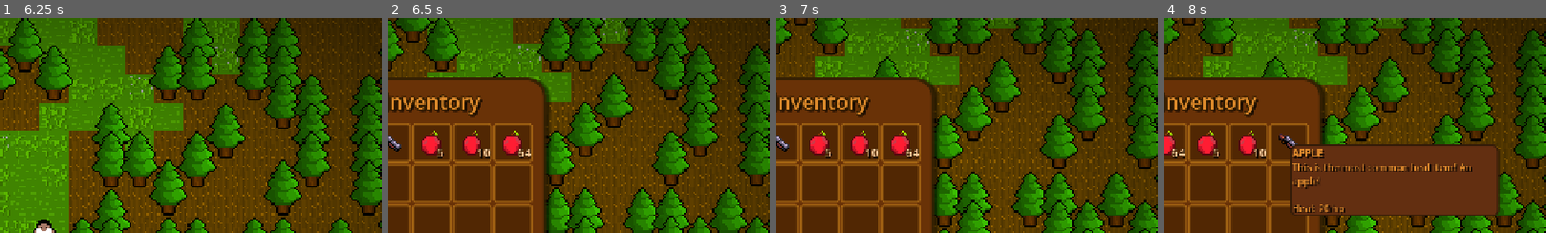
Above: before the commit, frames 1-4 (left to right).
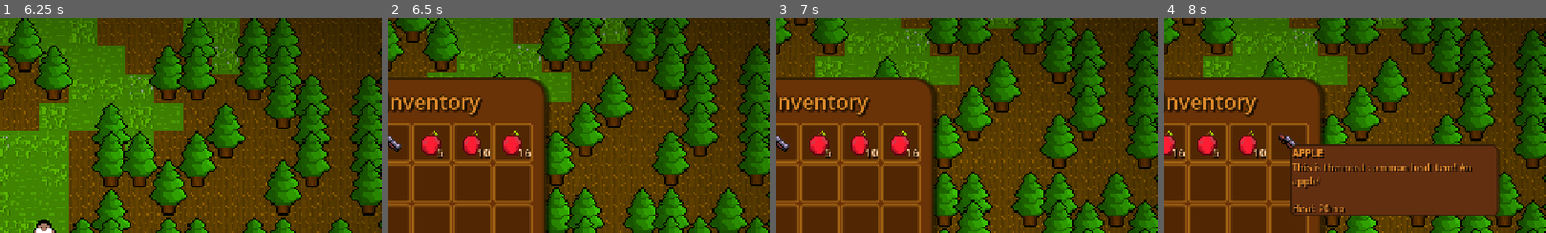
Above: after the commit, the same moments.

Repository: Lucasc0-Git/The-Gunsmith-Survivor
Game: Godot game, scene res://Scenes/StartScene.tscn
Same seed, same stepped clock (60 frames per second), same inputs: the game is played once before the commit and once after it.
Inputs (mouse positions are % of the whole screen's width and height, from its top left):
- Up to frame 1 (6.25 s): click "Play New Game" at 0.5 s; tap Enter at 1.25, 2.75, 5 s; drag from (3, 92) to (60, 28) at 1.27 s; tap Space at 2, 4.25, 5.75 s; drag from (9, 92) to (45, 70) at 2.02 s; move the mouse to (14, 92) at 2.77 s; hold D (move_right) 2.78-3.5 s; hold Mouse wheel up (prev_weapon) 2.78-3.5 s; click (14, 92) at 2.92 s; drag from (19, 92) to (20, 35) at 3.52 s; drag from (25, 92) to (55, 50) at 4.27 s; drag from (20, 35) to (35, 25) at 5.02 s; move the mouse to (55, 50) at 5.77 s; hold S (move_down) from 5.78 s (still down); hold Mouse wheel down (next_weapon) from 5.78 s (still down); click (55, 50) at 5.92 s
- Up to frame 2 (6.5 s): keep holding S (move_down); keep holding Mouse wheel down (next_weapon); tap E (toggle_inventory) at 6.4 s
- Up to frame 3 (7 s): release S (move_down) at 6.5 s; release Mouse wheel down (next_weapon) at 6.5 s; drag from (39, 29) to (30, 55) at 6.52 s
- Up to frame 4 (8 s): drag from (45, 29) to (60, 28) at 7.27 s
The pictures show only the part of the screen within x 44-94%, y 0-50%; the shares and areas given below are measured in that part.

Frame 1 is identical in both runs. In frame 2, 0.1% of the frame differs, in the area x 34-38%, y 60-66%; in frame 3, 0.1%; in frame 4, less than 0.1%.

Commit message:
Modified the pickup
Now, when picking item and the same item is in the hotbar, it adds the item to the hotbar slot, not the inventory

Diff:
--- a/Godot-Project-Files/Scripts/inventory.gd
+++ b/Godot-Project-Files/Scripts/inventory.gd
@@ -44,7 +44,7 @@
 	fill_slot(1, shotgun_item, 1)
 	fill_slot(2, apple_item, 5)
 	fill_slot(3, apple_item, 10)
-	fill_slot(4, apple_item, 64)
+	fill_slot(4, apple_item, 16)
 	fill_slot(5, wood_item, 32)
 
 func _on_slot_left_click(slot: Slot) -> void:
--- a/Godot-Project-Files/Scripts/player.gd
+++ b/Godot-Project-Files/Scripts/player.gd
@@ -117,8 +117,16 @@
 	input_dir = Input.get_vector("move_left", "move_right", "move_up", "move_down")
 
 func pick_item(item: ItemData) -> void:
+	var slot_data: SlotData = SlotData.new()
+	for hotbar_slot in hud.hotbar.grid_container.get_children():
+		if !hotbar_slot.slot_data == null:
+			slot_data = hotbar_slot.slot_data
+		if slot_data.item_data == item and slot_data.amount < item.max_stack:
+			hotbar_slot.add_amount(1)
+			return
+
+	slot_data = SlotData.new()
 	for inv_slot in hud.inventory.grid_container.get_children():
-		var slot_data: SlotData = SlotData.new()
 		if !inv_slot.slot_data == null:
 			slot_data = inv_slot.slot_data
 
--- a/Godot-Project-Files/items/Inv_items/Apple_item.tres
+++ b/Godot-Project-Files/items/Inv_items/Apple_item.tres
@@ -10,6 +10,6 @@
 id = "apple"
 icon = ExtResource("2_s38bf")
 display_name = "APPLE"
-max_stack = 64
+max_stack = 16
 description = "This is the most common heal item! An apple!"
 metadata/_custom_type_script = "uid://dewbq7dx7jfw2"
--- a/Godot-Project-Files/items/Inv_items/Wood_item.tres
+++ b/Godot-Project-Files/items/Inv_items/Wood_item.tres
@@ -10,7 +10,7 @@
 id = "wood"
 icon = ExtResource("1_d80sy")
 display_name = "Wood"
-stack_size = 64
-max_stack = 64
+stack_size = 32
+max_stack = 32
 description = "Normal wood from normal treees. Used for crafting."
 metadata/_custom_type_script = "uid://dlibn88e2w8eo"
